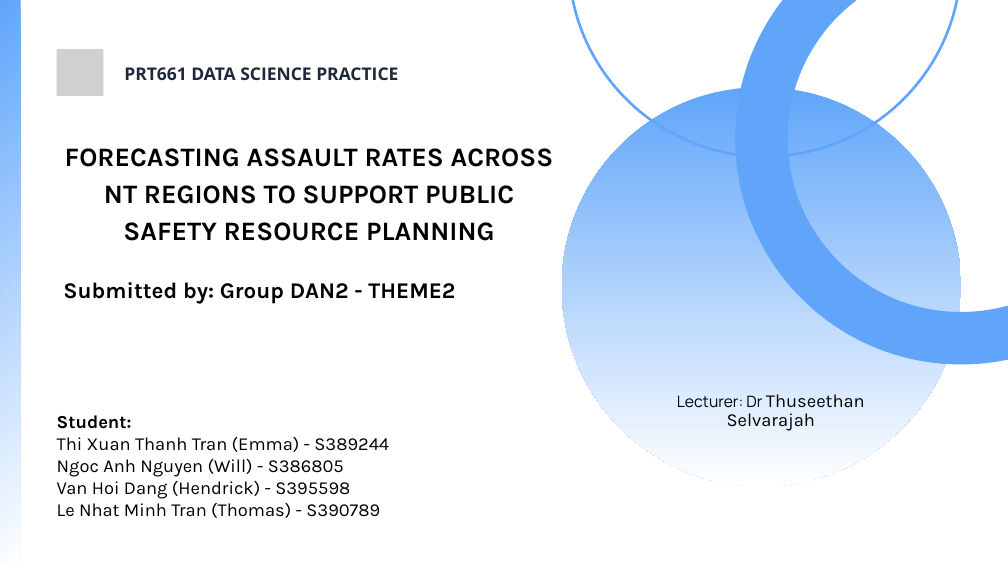
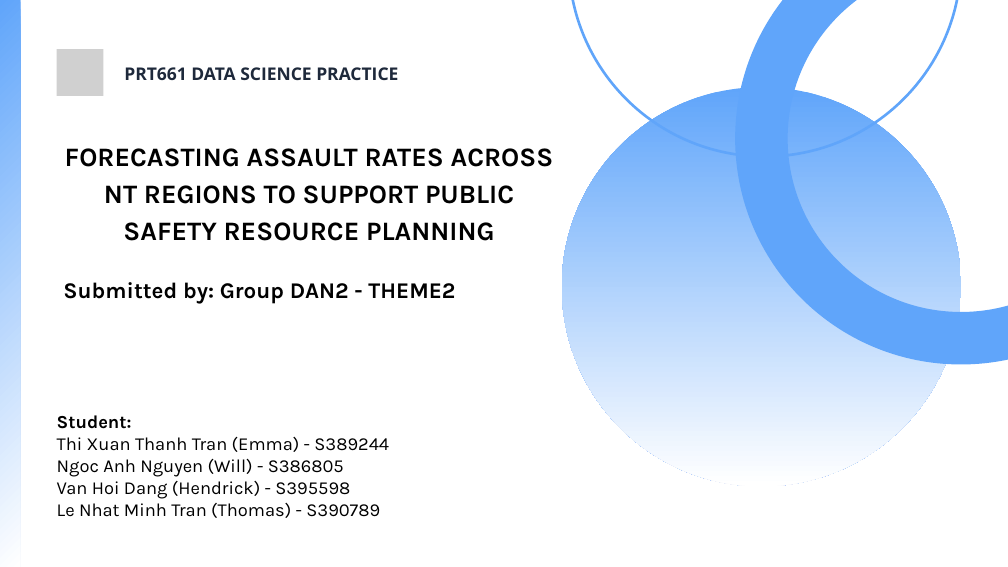
Before and after one commit to HendrickDang/PRT661-DATA-SCIENCE-PRACTICE, a slide deck: slide 1 of Reports/PRT661_Slides.pptx.pptx. Drawn at 1008x567 pixels with LibreOffice and Linux fonts; fonts in the diff are those of the drawing; grey boxes stand for pictures. Boxes give left, top, right and bottom in pixels: in the first picture for what was removed or moved away, otherwise in the second. Text is boxed around its words. In the diff, an @@ line names an element or a change of style, - is before the commit and + after.

```diff
--- a/Reports/PRT661_Slides.pptx.pptx
+++ b/Reports/PRT661_Slides.pptx.pptx
@@ text removed at (677, 394, 865, 431) @@
-Lecturer: Dr Thuseethan Selvarajah
```
Also in this commit, not shown: 2 other slides changed, 4 slides added.
